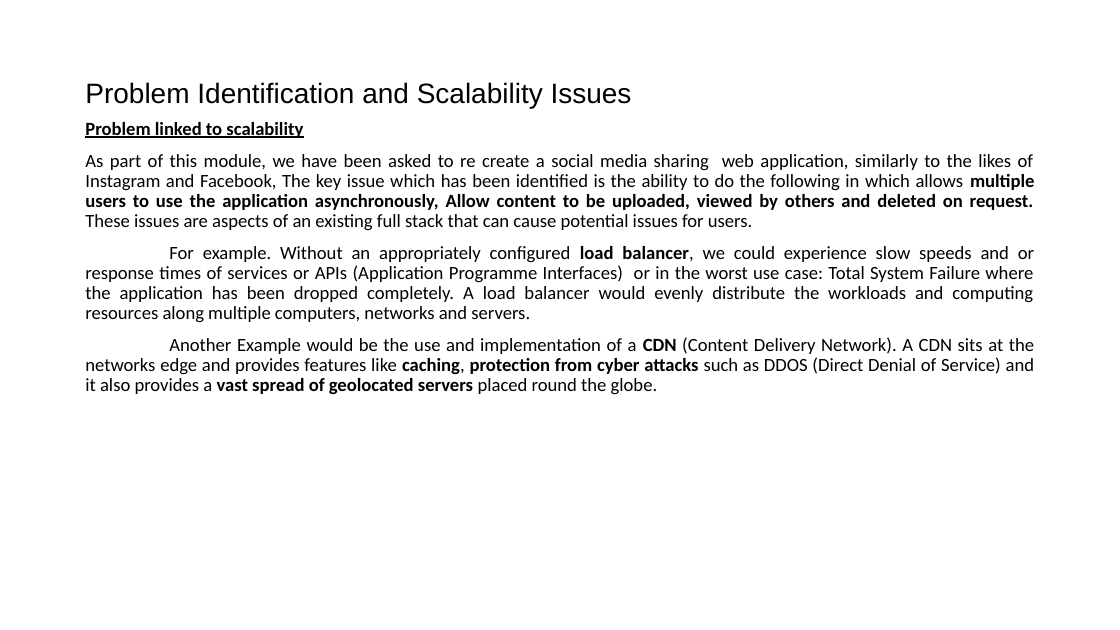
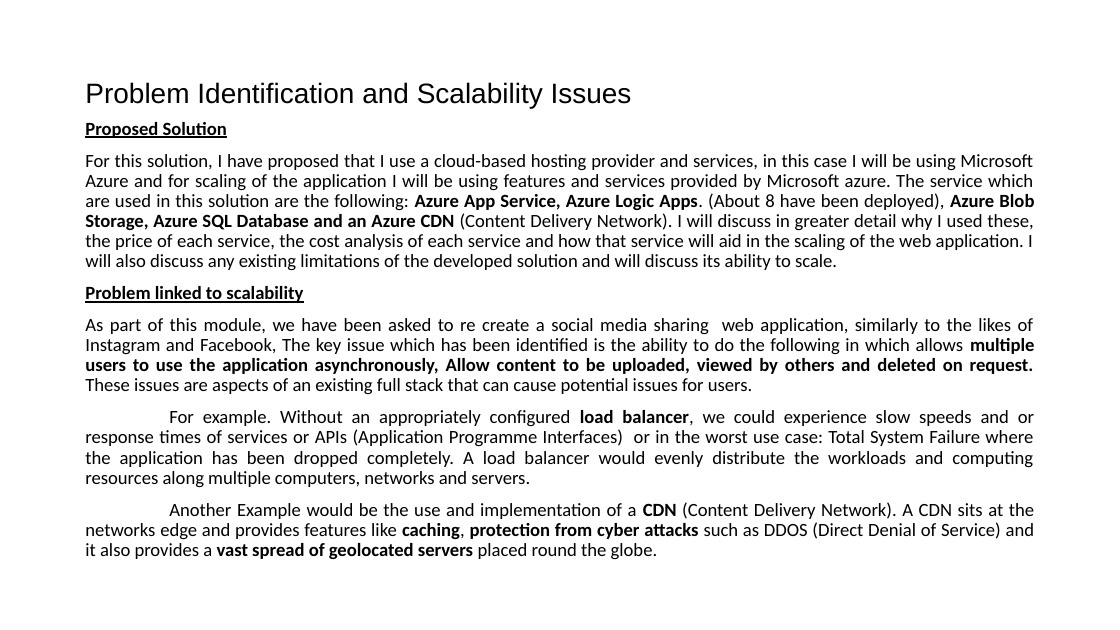
Before and after one commit to DevTobsterr/COM682, a slide deck: slide 4 of Cloud Native Development.pptx (slide 3 before the commit). Drawn at 1120x630 pixels with LibreOffice and Linux fonts; fonts in the diff are those of the drawing. Boxes give left, top, right and bottom in pixels: in the first picture for what was removed or moved away, otherwise in the second. Text is boxed around its words. In the diff, an @@ line names an element or a change of style, - is before the commit and + after.

```diff
--- a/Cloud Native Development.pptx
+++ b/Cloud Native Development.pptx
@@ text at [85,122,1034,271]: paragraphs added @@
+Proposed Solution
+For this solution, I have proposed that I use a cloud-based hosting provider and services, in this case I will be using Microsoft Azure and for scaling of the application I will be using features and services provided by Microsoft azure. The service which are used in this solution are the following: Azure App Service, Azure Logic Apps. (About 8 have been deployed), Azure Blob Storage, Azure SQL Database and an Azure CDN (Content Delivery Network). I will discuss in greater detail why I used these, the price of each service, the cost analysis of each service and how that service will aid in the scaling of the web application. I will also discuss any existing limitations of the developed solution and will discuss its ability to scale.
```
Also in this commit, not shown: 5 other slides changed, 3 slides added, 3 slides removed, 1 other file.
